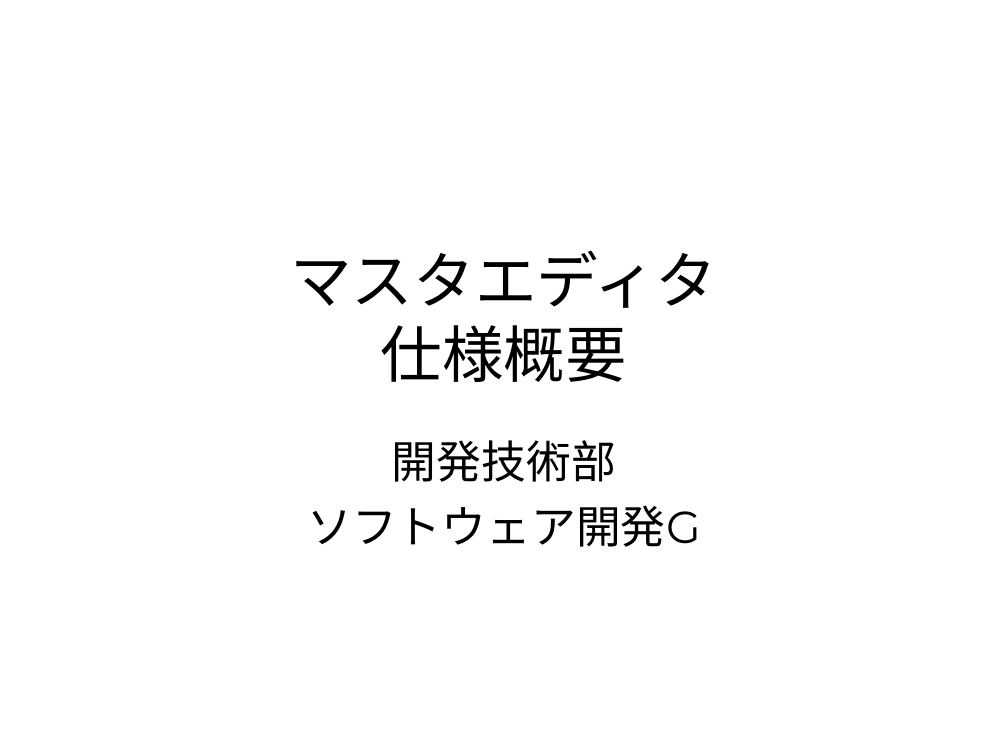
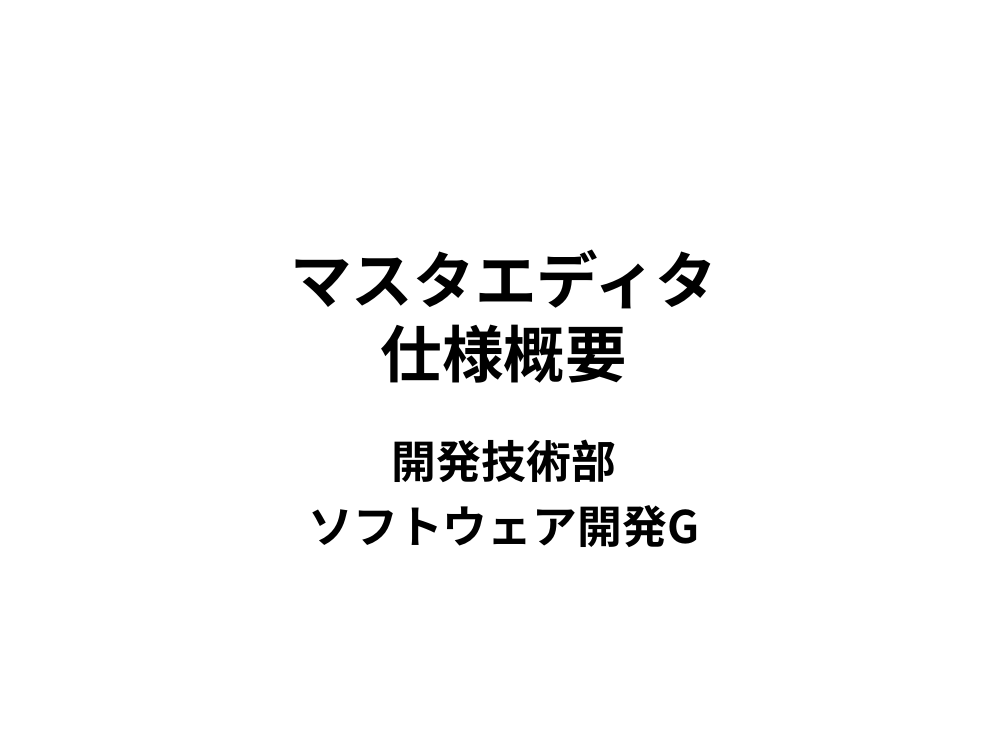
Before and after one commit to rvtr/TwlIPL, a slide deck: slide 1 of docs/マスタエディタ/仕様概要.ppt. Drawn at 1008x756 pixels with LibreOffice and Linux fonts; fonts in the diff are those of the drawing. Boxes give left, top, right and bottom in pixels: in the first picture for what was removed or moved away, otherwise in the second. Text is boxed around its words. In the diff, an @@ line names an element or a change of style, - is before the commit and + after.

Commit message:
マスタエディタ・マスタリングツール:ドキュメント更新。

```diff
--- a/docs/マスタエディタ/仕様概要.ppt
+++ b/docs/マスタエディタ/仕様概要.ppt
@@ title "マスタエディタ 仕様概要" at (290, 249, 717, 383): font Montserrat to Noto Sans CJK JP, bold on @@
@@ subtitle "開発技術部" at (309, 439, 700, 547): font Montserrat to Noto Sans CJK JP, bold on @@
```
Also in this commit, not shown: 4 other slides changed, 2 other files.
